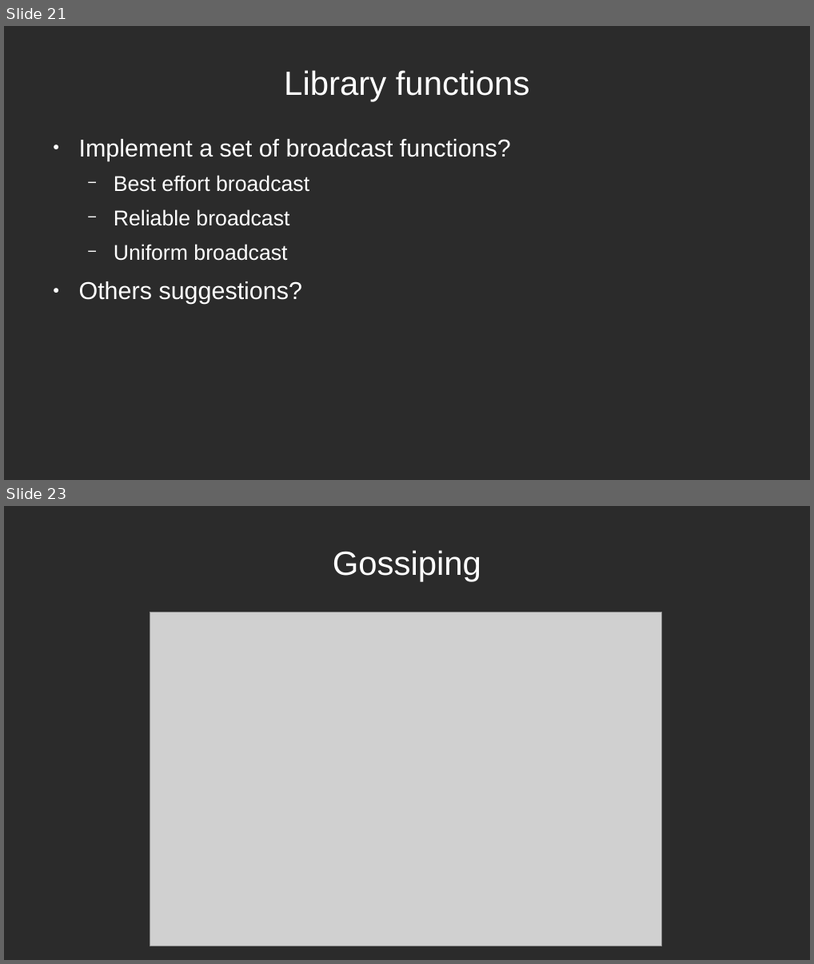
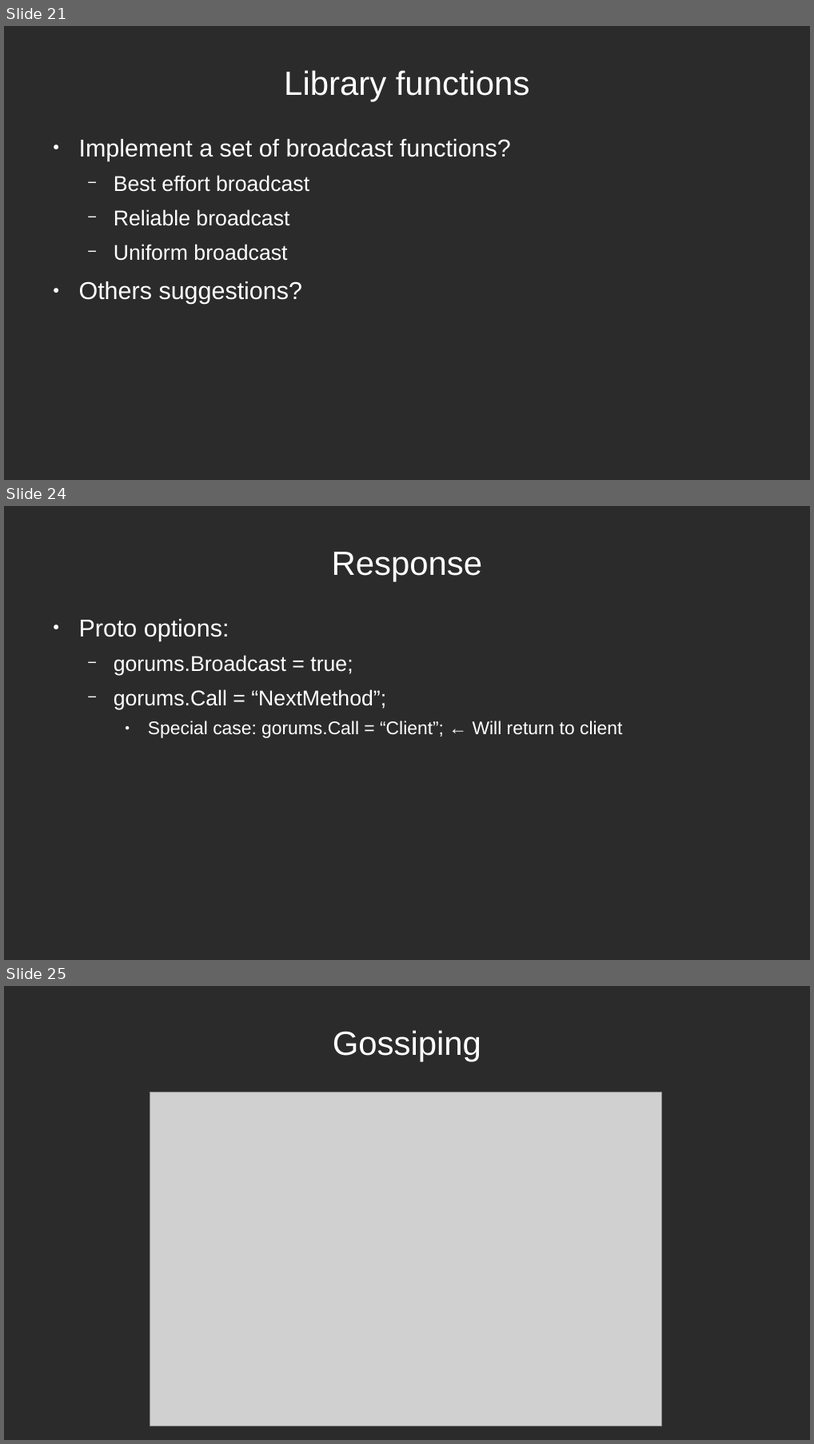
Before and after one commit to aleksander-vedvik/Master, a slide deck: notes/presentation.odp. Shown one above the other, each under a label of ours: slides 21 and 23 before the commit, slides 21, 24 and 25 after it; the slides between them are not shown. The pictures are 814x964 and 814x1444 pixels, drawn with LibreOffice and Linux fonts; fonts in the diff are those of the drawing; grey boxes stand for pictures; background and template pictures are left out; a plain dark background stands for a picture behind light text. Boxes give left, top, right and bottom in pixels: in the first picture for what was removed or moved away, otherwise in the second. Text is boxed around its words. In the diff, an @@ line names an element or a change of style, - is before the commit and + after.

```diff
--- a/notes/presentation.odp
+++ b/notes/presentation.odp
@@ slide 24 added at [4, 506, 810, 960], background picture (left out) @@
@@ title added at [332, 552, 483, 582], 33 pt, text #FFFFFF @@
+Response
@@ text added at [79, 619, 622, 738], 18 pt, text #FFFFFF @@
+● Proto options:
+  − gorums.Broadcast = true;
+  − gorums.Call = “NextMethod”;
+    ● Special case: gorums.Call = “Client”; ← Will return to client
@@ what was slide 23 is now slide 25 @@
```
Also in this commit, not shown: 1 slide changed, 1 other slide added, 7 other files.
